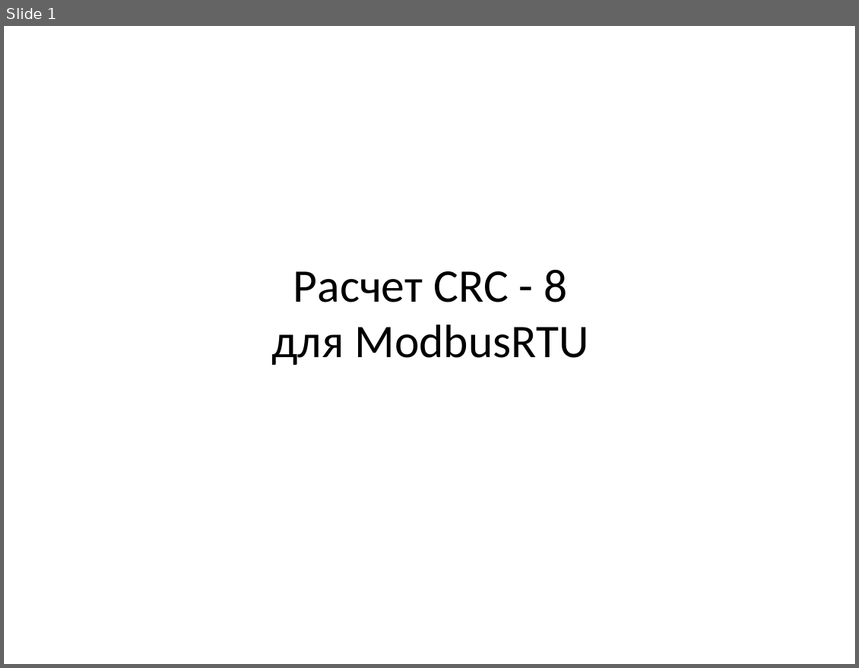
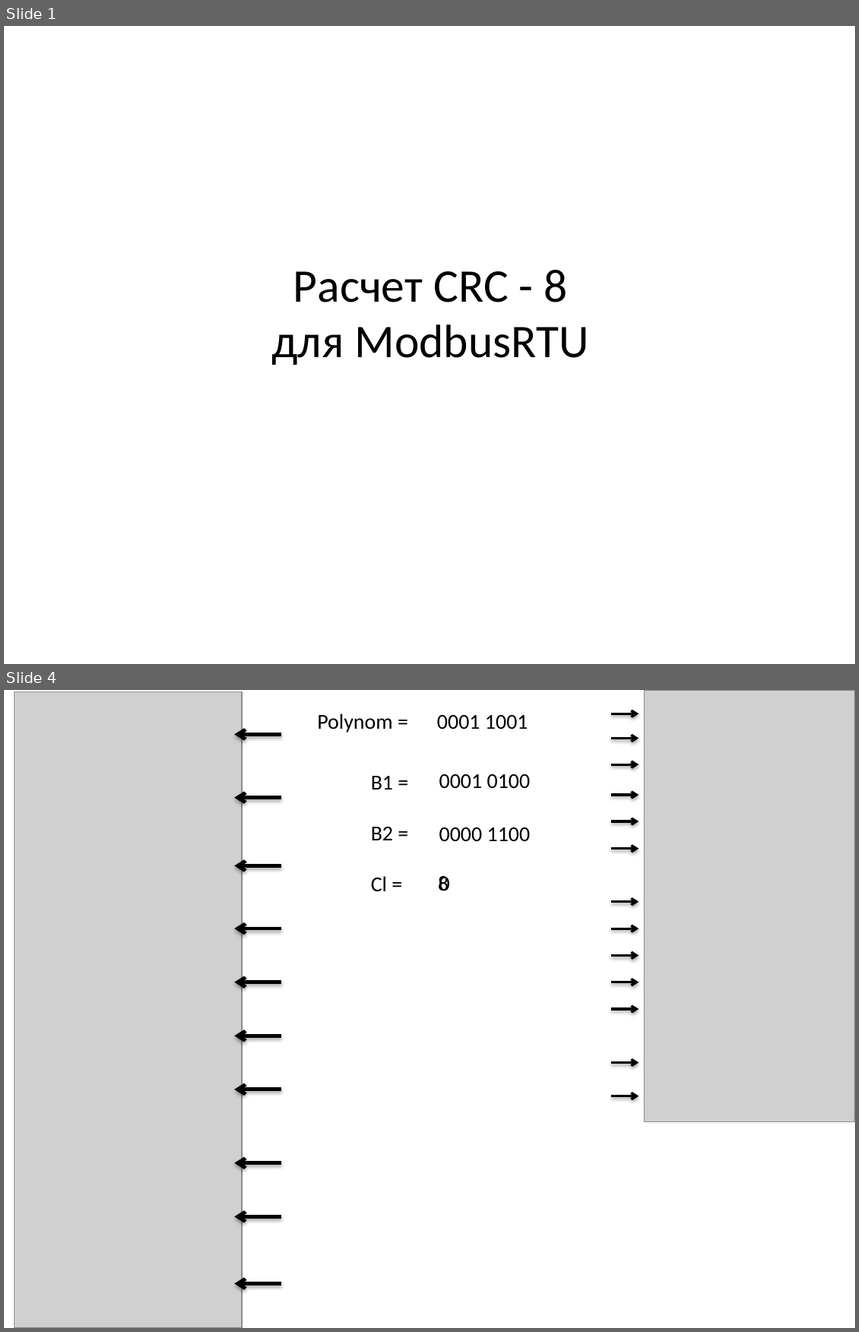
Before and after one commit to MAXXXYMIRON/ModbusRTU, a slide deck: CRC - 8 ModBusRTU.pptx. Shown one above the other, each under a label of ours: slide 1 before the commit, slides 1 and 4 after it; the slides between them are not shown. The pictures are 859x668 and 859x1332 pixels, drawn with LibreOffice and Linux fonts; fonts in the diff are those of the drawing; grey boxes stand for pictures. Boxes give left, top, right and bottom in pixels: in the first picture for what was removed or moved away, otherwise in the second. Text is boxed around its words. In the diff, an @@ line names an element or a change of style, - is before the commit and + after.

```diff
--- a/CRC - 8 ModBusRTU.pptx
+++ b/CRC - 8 ModBusRTU.pptx
@@ slide 4 added at bbox=[4, 690, 855, 1328], background #FFFFFF @@
@@ picture added at bbox=[14, 692, 243, 1328] @@
@@ picture added at bbox=[644, 690, 855, 1122] @@
@@ arrow added from (281, 734) to (235, 734), #000000 3 pt @@
@@ text added at bbox=[317, 714, 528, 733], 18 pt, text #000000 @@
+Polynom = 0001 1001
@@ arrow added from (611, 714) to (639, 714), #000000 2 pt @@
@@ arrow added from (611, 739) to (639, 739), #000000 2 pt @@
@@ text added at bbox=[371, 776, 393, 892], 18 pt, text #000000 @@
+B1 =
+B2 =
+Cl =
@@ text added at bbox=[439, 774, 531, 789], 18 pt, text #000000 @@
+0001 0100
@@ arrow added from (611, 765) to (639, 765), #000000 2 pt @@
@@ arrow added from (281, 797) to (235, 797), #000000 3 pt @@
@@ arrow added from (611, 795) to (639, 795), #000000 2 pt @@
@@ arrow added from (611, 822) to (639, 822), #000000 2 pt @@
@@ text added at bbox=[439, 828, 531, 842], 18 pt, text #000000 @@
+0000 1100
@@ arrow added from (611, 848) to (639, 848), #000000 2 pt @@
@@ arrow added from (281, 866) to (235, 866), #000000 3 pt @@
@@ text added at bbox=[438, 876, 449, 891], 18 pt, text #000000 @@
+8
@@ text added at bbox=[439, 876, 450, 891], 18 pt, text #000000 @@
+0
@@ arrow added from (611, 902) to (639, 902), #000000 2 pt @@
@@ arrow added from (281, 929) to (235, 929), #000000 3 pt @@
@@ arrow added from (611, 929) to (639, 929), #000000 2 pt @@
@@ arrow added from (611, 955) to (639, 955), #000000 2 pt @@
@@ arrow added from (281, 983) to (235, 983), #000000 3 pt @@
@@ arrow added from (611, 983) to (639, 983), #000000 2 pt @@
@@ arrow added from (611, 1009) to (639, 1009), #000000 2 pt @@
@@ arrow added from (281, 1036) to (235, 1036), #000000 3 pt @@
@@ arrow added from (611, 1063) to (639, 1063), #000000 2 pt @@
@@ arrow added from (281, 1089) to (235, 1089), #000000 3 pt @@
@@ arrow added from (611, 1096) to (639, 1096), #000000 2 pt @@
@@ arrow added from (281, 1163) to (235, 1163), #000000 3 pt @@
@@ arrow added from (281, 1217) to (235, 1217), #000000 3 pt @@
@@ arrow added from (281, 1284) to (235, 1284), #000000 3 pt @@
```
Also in this commit, not shown: 1 slide changed, 1 other slide added, 2 slides removed, 2 other files.
